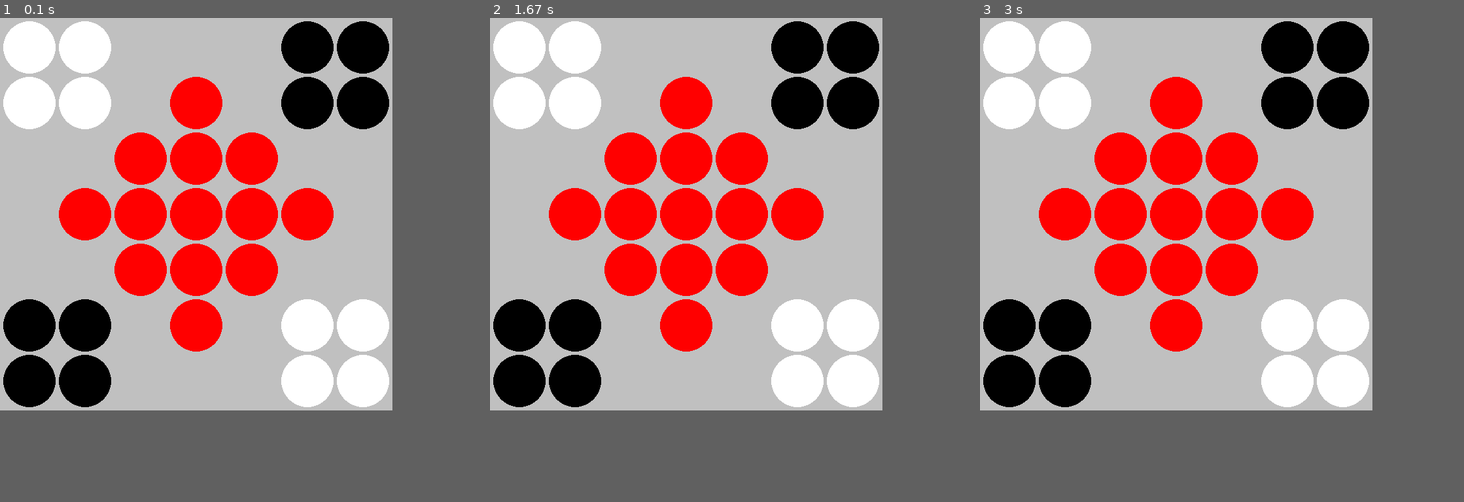
Above: before the commit, frames 1-3 (left to right).
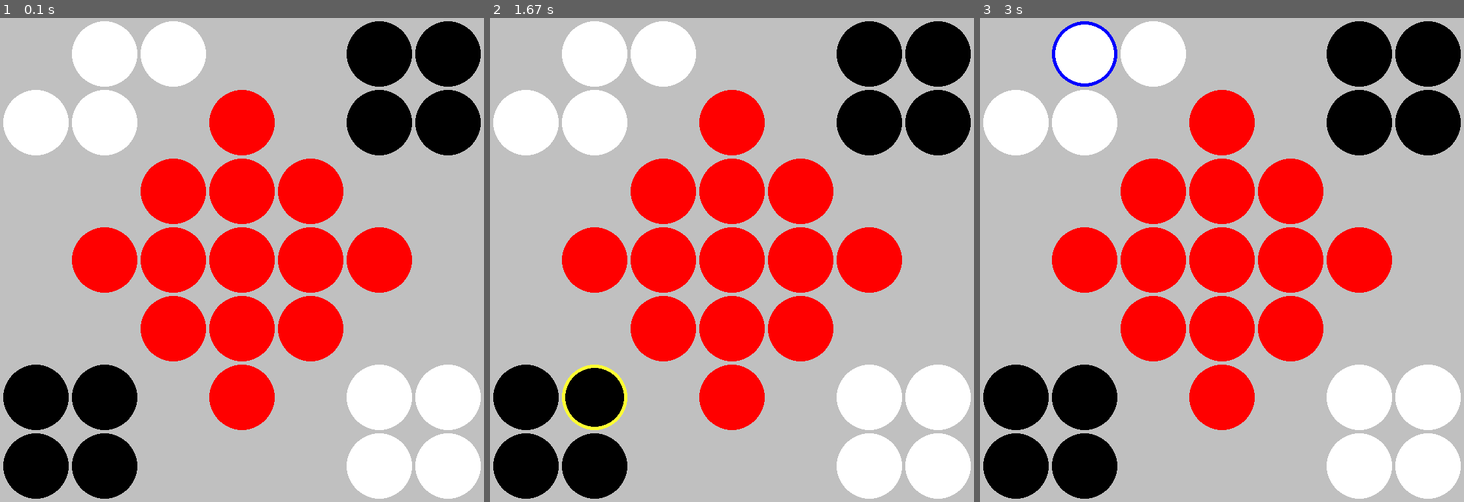
Above: after the commit, the same moments.

Repository: fitzpaca/Kuba-board-game
Game: pygame game, started from PygameKuba.py
Same seed, same stepped clock (60 frames per second), same inputs: the game is played once before the commit and once after it.
Inputs (mouse positions are in pixels of both pictures, inside the frame that each line leads up to):
- Up to frame 1 (0.1 s): no input
- Up to frame 2 (1.67 s): click (732, 260) at 0.38 s; click (581, 376) at 1.28 s; move the mouse to (606, 80) at 1.53 s
- Up to frame 3 (3 s): click (1096, 80) at 1.73 s
In our replay, the window is 600x600 before the commit and 740x740 after it. These sizes can differ from the game's own. Grey fills any space a smaller window leaves; there, only what the larger window draws over its background counts as a difference.

The runs differ from the first frame. In frame 1, 45% of the frame differs, in the area x 0-100%, y 0-100%; in frame 2, 45%; in frame 3, 45%.

Commit message:
dynamic board and marble size. can only select black and white marbles

Diff:
--- a/PygameKuba.py
+++ b/PygameKuba.py
@@ -18,31 +18,39 @@
 print("Board start (below)")
 game.display_board()
 
-# game.make_move('PlayerA', (0,0), 'R')
+game.make_move('PlayerA', (0,0), 'R')
 
 ################################################################################
-# Screen Setup #################################################################
+# Board Setup #################################################################
 ################################################################################
 
 # initialize all the modules required for PyGame
 pygame.init()
 
 # set tile information (coordinates, color)
-tile_radius = 40
+tile_radius = 50
 tile_spacing = 5
 
-# define constants for the screen width and height
-SCREEN_WIDTH = (8 * tile_spacing) + (7 * 2 * tile_radius)
-SCREEN_HEIGHT = (8 * tile_spacing) + (7 * 2 * tile_radius)
+# define constants for the board width and height
+BOARD_WIDTH = (8 * tile_spacing) + (7 * 2 * tile_radius)
+BOARD_HEIGHT = (8 * tile_spacing) + (7 * 2 * tile_radius)
 
 # tile color RGB combos
 white = (255, 255, 255)
 red = (255, 0, 0)
 black = (0, 0, 0)
 grey = (192, 192, 192)
+yellow = (255, 255, 51)
+blue = (0, 0, 255)
 
-# create the screen object
-screen = pygame.display.set_mode((SCREEN_WIDTH, SCREEN_HEIGHT))
+# create the board object
+board = pygame.display.set_mode((BOARD_WIDTH, BOARD_HEIGHT))
+
+# create marble selector
+marble_select = False
+select_color = None
+marble_color = None
+select_pos = (0, 0)
 
 
 ################################################################################
@@ -55,7 +63,7 @@
     for event in pygame.event.get():
 
         # fill the background with a color
-        screen.fill(grey)
+        board.fill(grey)
 
         # start editing the output window
         pygame.display.set_caption("Kuba Board Game")  # set window title
@@ -69,13 +77,13 @@
                     x_counter = tile_radius + tile_spacing
 
                 if tile == 'W':
-                    pygame.draw.circle(screen, white, (x_counter, y_counter), tile_radius)
+                    pygame.draw.circle(board, white, (x_counter, y_counter), tile_radius)
 
                 if tile == 'R':
-                    pygame.draw.circle(screen, red, (x_counter, y_counter), tile_radius)
+                    pygame.draw.circle(board, red, (x_counter, y_counter), tile_radius)
 
                 if tile == 'B':
-                    pygame.draw.circle(screen, black, (x_counter, y_counter), tile_radius)
+                    pygame.draw.circle(board, black, (x_counter, y_counter), tile_radius)
 
                 # move across the board to the right for every tile
                 #  until it reaches 660, then reset to 0
@@ -83,6 +91,14 @@
 
             # move down the board row by row until y_counter reaches 600 then stop
             y_counter += 2 * tile_radius + tile_spacing
+
+        # display the marble selector highlight:
+        if marble_select:
+            if marble_color == black:
+                select_color = yellow
+            if marble_color == white:
+                select_color = blue
+            pygame.draw.circle(board, select_color, select_pos, tile_radius, 5)
 
         # did the user hit a key?
         if event.type == KEYDOWN:
@@ -100,27 +116,36 @@
                              2 * tile_radius + tile_spacing):
                 for col in range(tile_radius + tile_spacing,
                              (8 * tile_spacing) + (7 * 2 * tile_radius),
-                             2 * tile_radius + tile_spacing):
+                            2 * tile_radius + tile_spacing):
                     x_pos = row
                     y_pos = col
 
                     mx_sq = (mx - x_pos) ** 2
                     my_sq = (my - y_pos) ** 2
 
-                    if math.sqrt(mx_sq + my_sq) <= tile_radius:
+                    # if the user clicks on a valid marble position and there is a white marble in it
+                    if math.sqrt(mx_sq + my_sq) <= tile_radius and board.get_at((mx, my)) == white:
+                        # update the marble index
                         marble_index = (int((y_pos - (tile_radius + tile_spacing)) / (2 * tile_radius + tile_spacing)),
                                         int((x_pos - (tile_radius + tile_spacing)) / (2 * tile_radius + tile_spacing)))
                         print(marble_index)
-                        # output color of marble:
-                        if screen.get_at((mx, my)) == white:
-                            print('W')
-                        elif screen.get_at((mx, my)) == black:
-                            print('B')
-                        elif screen.get_at((mx, my)) == red:
-                            print('R')
+                        marble_select = True
+                        marble_color = white
+                        select_pos = (x_pos, y_pos)
+                        print('W')
+                    elif math.sqrt(mx_sq + my_sq) <= tile_radius and board.get_at((mx, my)) == black:
+                        # update the marble index
+                        marble_index = (int((y_pos - (tile_radius + tile_spacing)) / (2 * tile_radius + tile_spacing)),
+                                        int((x_pos - (tile_radius + tile_spacing)) / (2 * tile_radius + tile_spacing)))
+                        print(marble_index)
+                        marble_select = True
+                        marble_color = black
+                        select_pos = (x_pos, y_pos)
+                        print('B')
+
 
         elif event.type == pygame.QUIT:
             running = False
 
-        # call to update output screen
+        # call to update output board
         pygame.display.flip()
